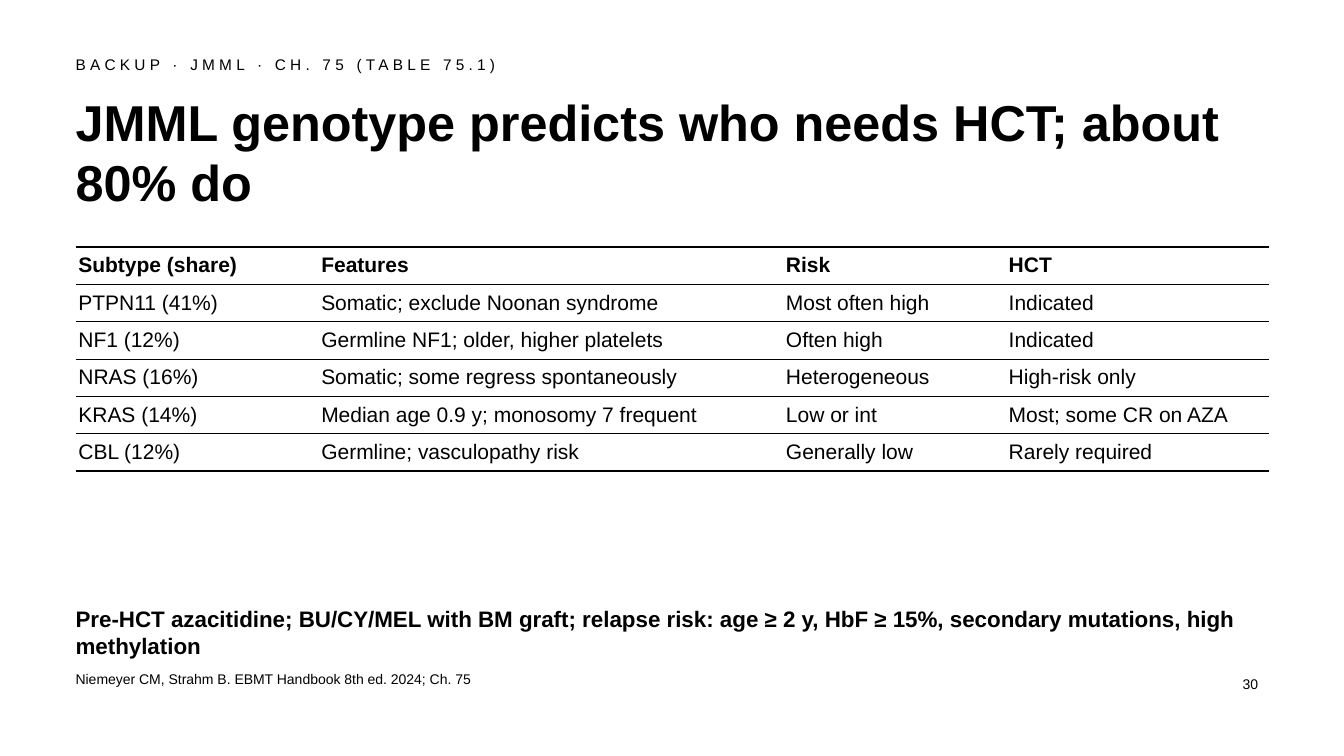
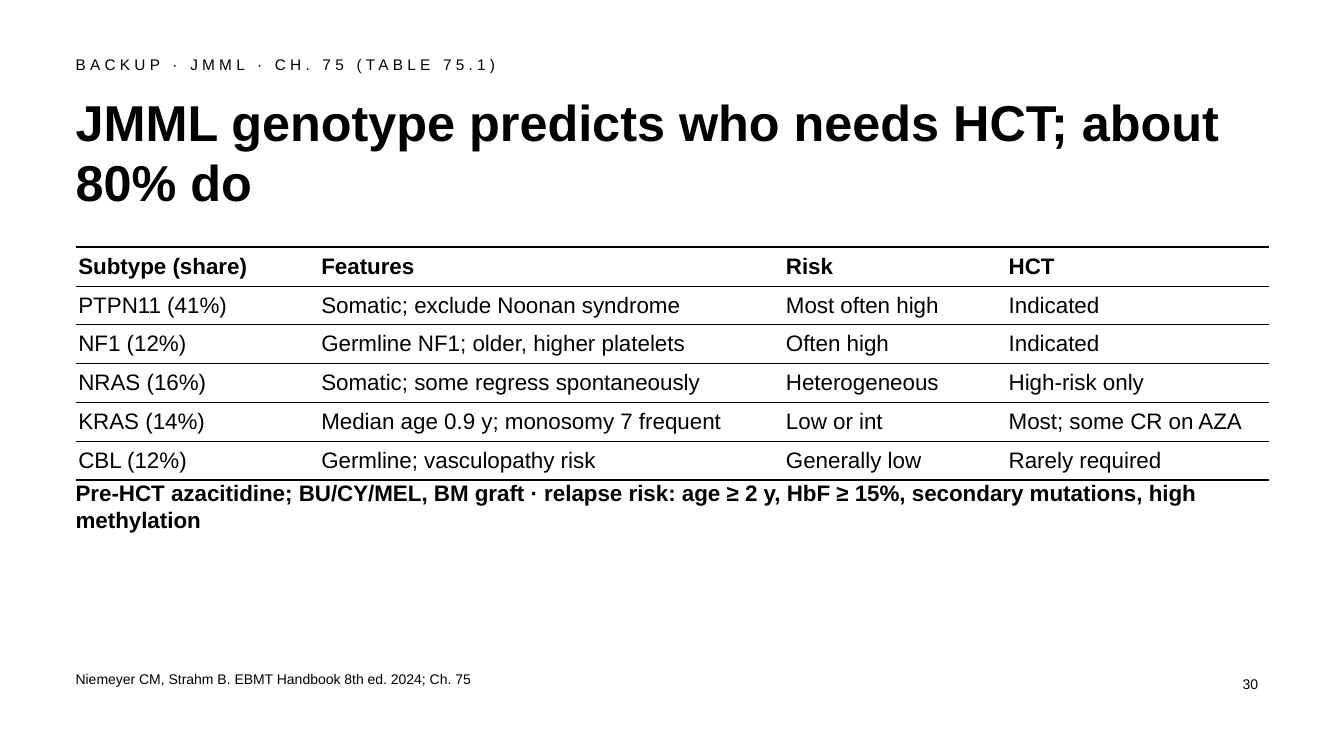
Before and after one commit to htlin222/ebmt-handbook-skill, a slide deck: slide 30 of slides/decks/s23-mds-mds-mpn.pptx. Drawn at 1344x756 pixels with LibreOffice and Linux fonts; fonts in the diff are those of the drawing. Boxes give left, top, right and bottom in pixels: in the first picture for what was removed or moved away, otherwise in the second. Text is boxed around its words. In the diff, an @@ line names an element or a change of style, - is before the commit and + after.

```diff
--- a/slides/decks/s23-mds-mds-mpn.pptx
+++ b/slides/decks/s23-mds-mds-mpn.pptx
@@ table at <box>76,247,1269,477</box> @@
@@ size 15 to 16 pt @@
@@ text at <box>76,484,1196,533</box>: text changed @@
-Pre-HCT azacitidine; BU/CY/MEL with BM graft; relapse risk: age ≥ 2 y, HbF ≥ 15%, secondary mutations, high methylation
+Pre-HCT azacitidine; BU/CY/MEL, BM graft · relapse risk: age ≥ 2 y, HbF ≥ 15%, secondary mutations, high methylation
```
Also in this commit, not shown: 11 other slides changed, 1 other file.
